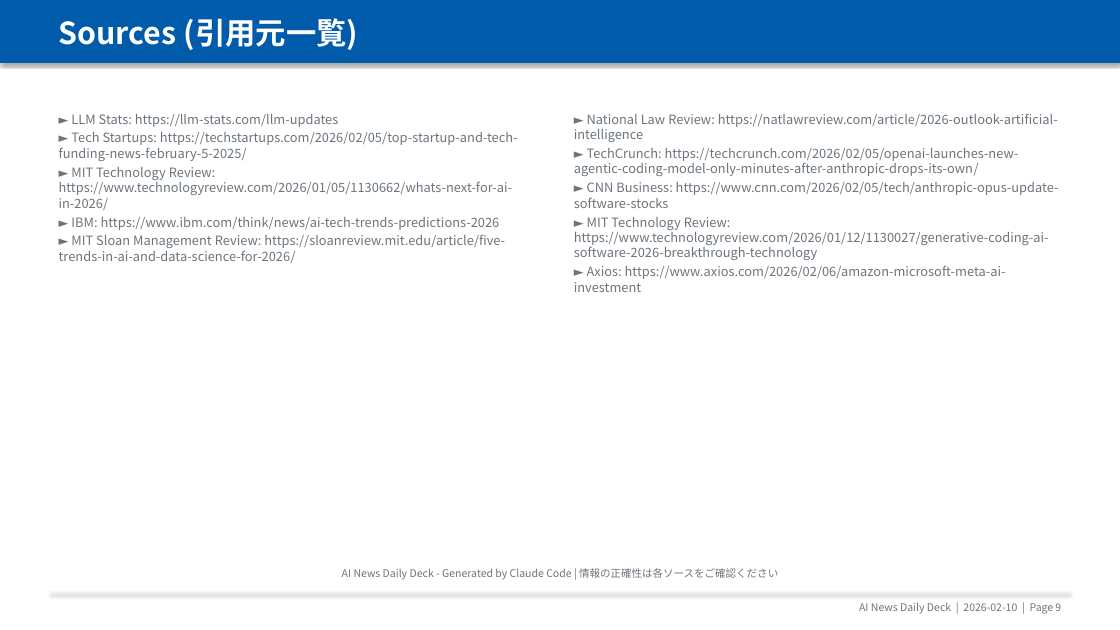
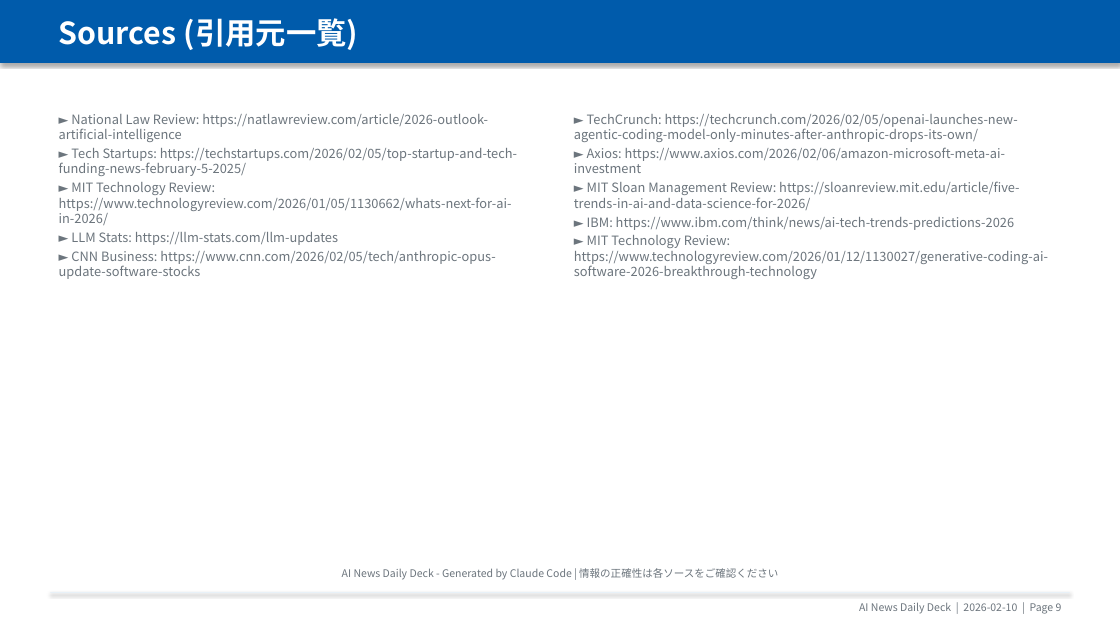
Before and after one commit to chel2311/ai-news-deck-reports, a slide deck: slide 10 of 2026-02-10/report.pptx. Drawn at 1120x630 pixels with LibreOffice and Linux fonts; fonts in the diff are those of the drawing. Boxes give left, top, right and bottom in pixels: in the first picture for what was removed or moved away, otherwise in the second. Text is boxed around its words. In the diff, an @@ line names an element or a change of style, - is before the commit and + after.

```diff
--- a/2026-02-10/report.pptx
+++ b/2026-02-10/report.pptx
@@ text at (59, 114, 488, 142): text changed @@
-► LLM Stats: https://llm-stats.com/llm-updates
+► National Law Review: https://natlawreview.com/article/2026-outlook-artificial-intelligence
@@ text at (574, 113, 1058, 142): paragraph removed @@
-► National Law Review: https://natlawreview.com/article/2026-outlook-artificial-intelligence
@@ text at (574, 147, 1019, 230): text changed @@
-► CNN Business: https://www.cnn.com/2026/02/05/tech/anthropic-opus-update-software-stocks
+► Axios: https://www.axios.com/2026/02/06/amazon-microsoft-meta-ai-investment
+► MIT Sloan Management Review: https://sloanreview.mit.edu/article/five-trends-in-ai-and-data-science-for-2026/
+► IBM: https://www.ibm.com/think/news/ai-tech-trends-predictions-2026
@@ text at (59, 232, 495, 279): text changed @@
-► IBM: https://www.ibm.com/think/news/ai-tech-trends-predictions-2026
-► MIT Sloan Management Review: https://sloanreview.mit.edu/article/five-trends-in-ai-and-data-science-for-2026/
+► LLM Stats: https://llm-stats.com/llm-updates
+► CNN Business: https://www.cnn.com/2026/02/05/tech/anthropic-opus-update-software-stocks
@@ text at (574, 265, 1006, 292): paragraph removed @@
-► Axios: https://www.axios.com/2026/02/06/amazon-microsoft-meta-ai-investment
```
Also in this commit, not shown: 1 other slide changed, 6 other files.
